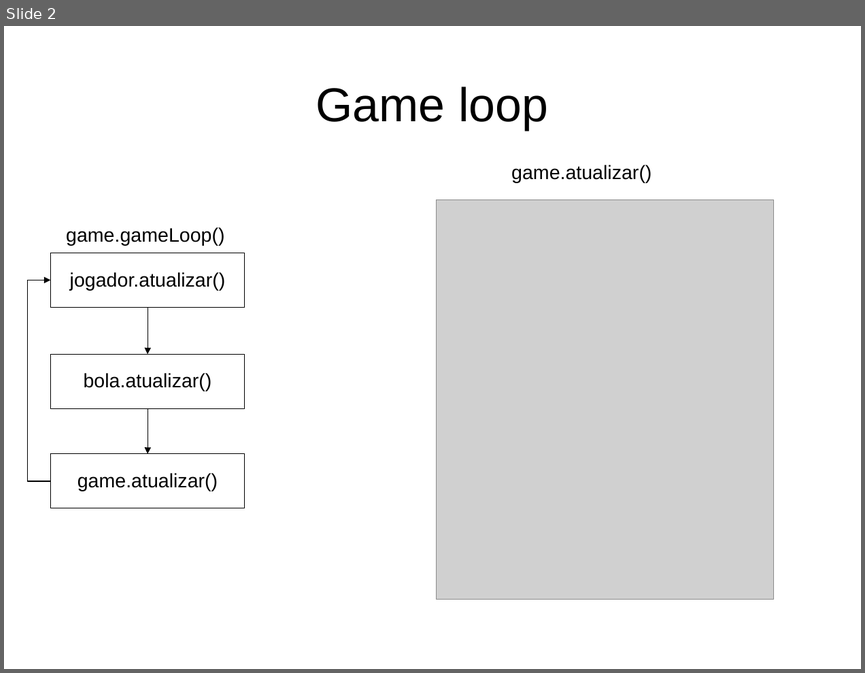
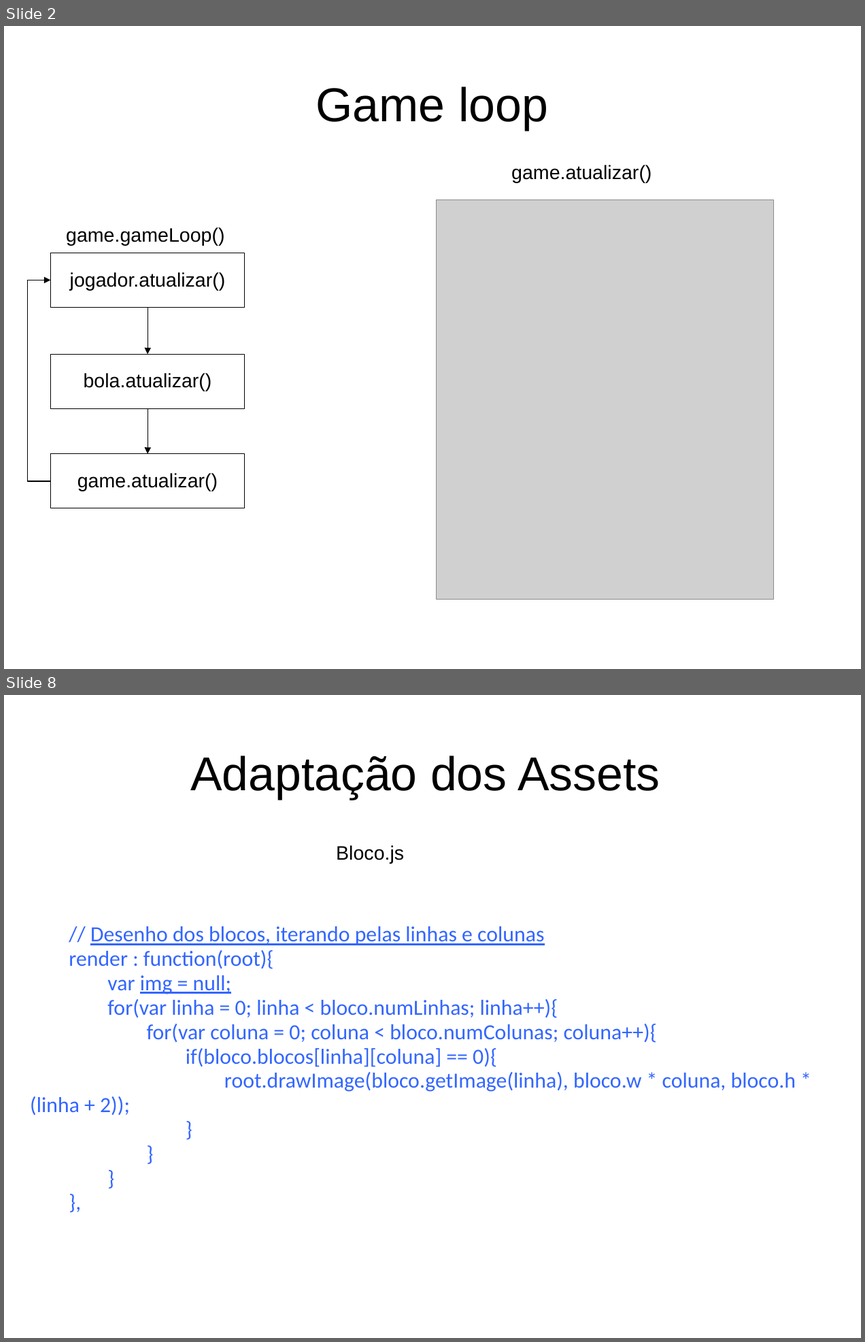
Before and after one commit to jucimarjr/posueagames, a slide deck: brunorichele/breakout/apres/breakout.ppt. Shown one above the other, each under a label of ours: slide 2 before the commit, slides 2 and 8 after it; the slides between them are not shown. The pictures are 865x673 and 865x1342 pixels, drawn with LibreOffice and Linux fonts; fonts in the diff are those of the drawing; grey boxes stand for pictures. Boxes give left, top, right and bottom in pixels: in the first picture for what was removed or moved away, otherwise in the second. Text is boxed around its words. In the diff, an @@ line names an element or a change of style, - is before the commit and + after.

```diff
--- a/brunorichele/breakout/apres/breakout.ppt
+++ b/brunorichele/breakout/apres/breakout.ppt
@@ slide 8 added at [4, 695, 861, 1338], background #FFFFFF @@
@@ title added at [190, 756, 660, 799], 44 pt, text #000000 @@
+Adaptação dos Assets
@@ text added at [336, 845, 404, 864], 18 pt, text #000000 @@
+Bloco.js
@@ text added at [30, 926, 796, 1115], 20 pt, text #3366FF @@
+// Desenho dos blocos, iterando pelas linhas e colunas
+render : function(root){
+var img = null;
+for(var linha = 0; linha < bloco.numLinhas; linha++){
+for(var coluna = 0; coluna < bloco.numColunas; coluna++){
+if(bloco.blocos[linha][coluna] == 0){
+root.drawImage(bloco.getImage(linha), bloco.w * coluna, bloco.h * (linha + 2));
+}
+}
+}
+},
```
Also in this commit, not shown: 11 other slides added, 7 other files.
